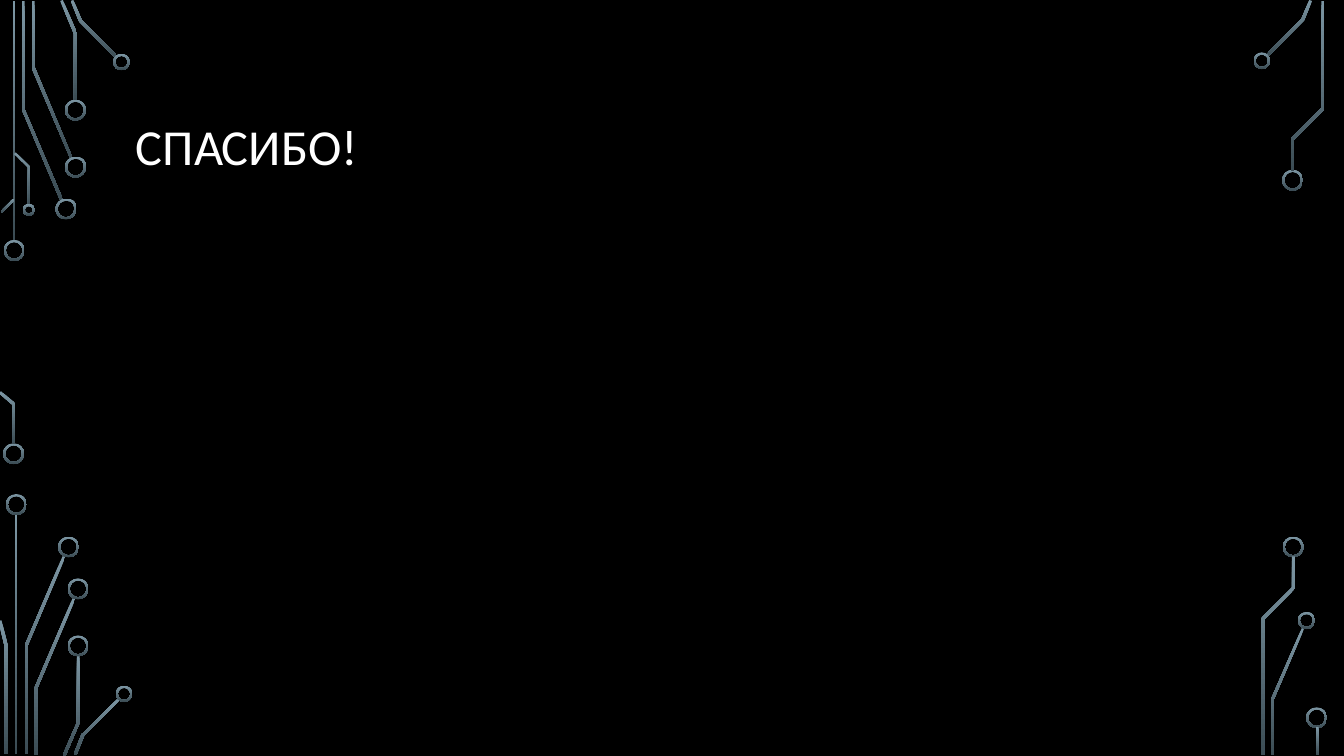
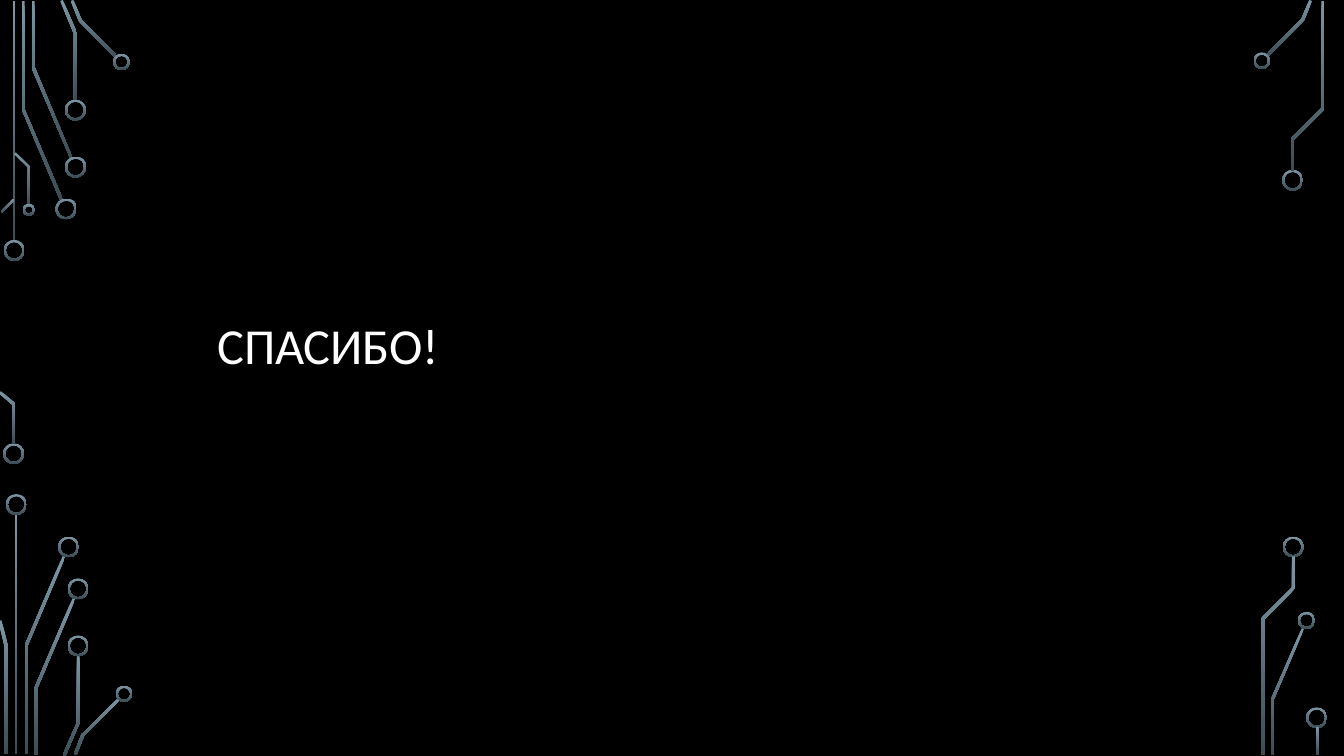
Before and after one commit to sergeyryskulov/Presentations, a slide deck: slide 18 of 9. Среда разработки/Среда разработки.pptx (slide 17 before the commit). Drawn at 1344x756 pixels with LibreOffice and Linux fonts; fonts in the diff are those of the drawing; background and template pictures are left out. Boxes give left, top, right and bottom in pixels: in the first picture for what was removed or moved away, otherwise in the second. Text is boxed around its words. In the diff, an @@ line names an element or a change of style, - is before the commit and + after.

```diff
--- a/9. Среда разработки/Среда разработки.pptx
+++ b/9. Среда разработки/Среда разработки.pptx
@@ title "СПАСИБО!": place and size @@
-title "СПАСИБО!" at [136, 131, 358, 166]
+title "СПАСИБО!" at [217, 330, 439, 365]
```
Also in this commit, not shown: 6 other slides changed, 1 slide added, 1 other file.
